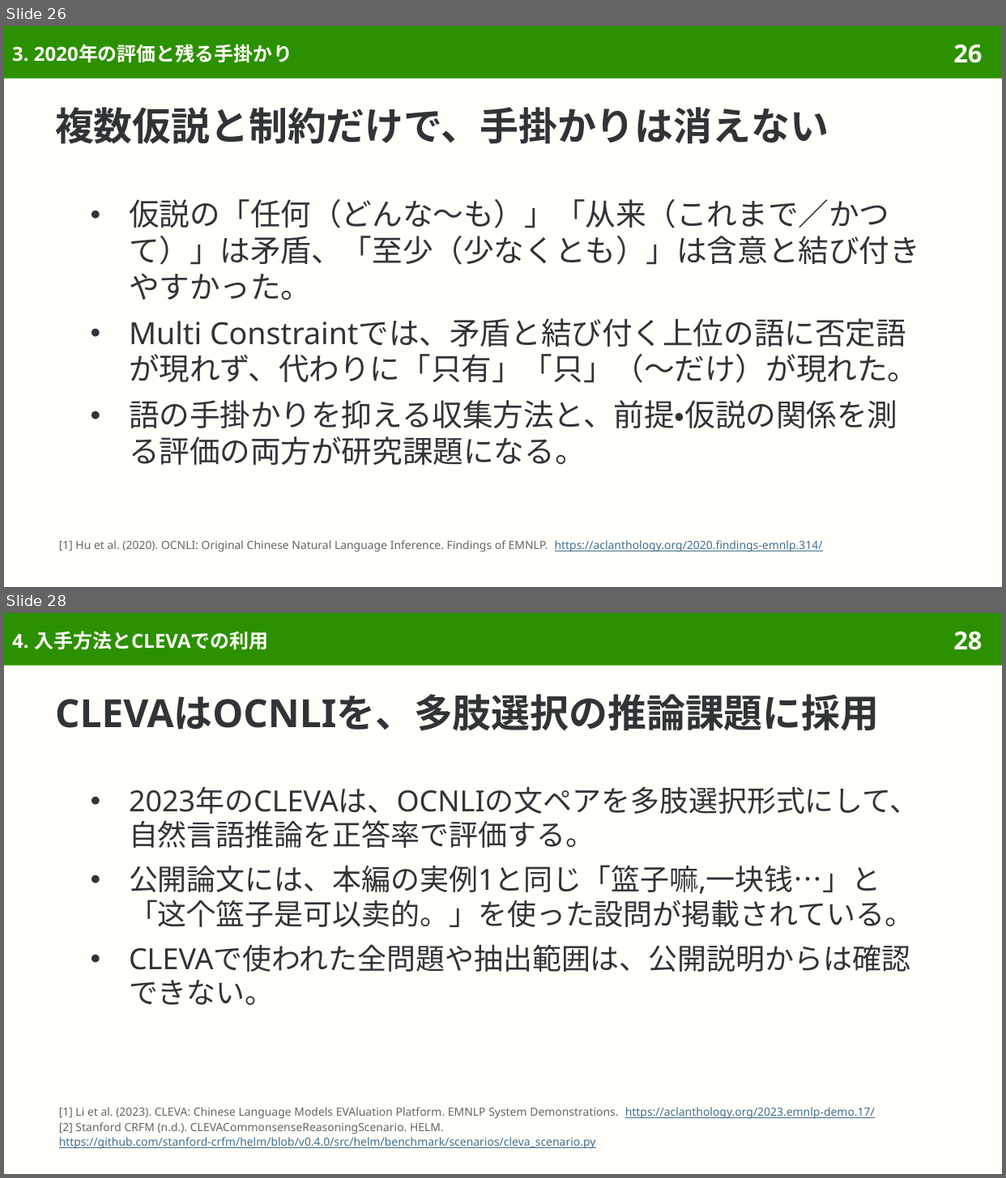
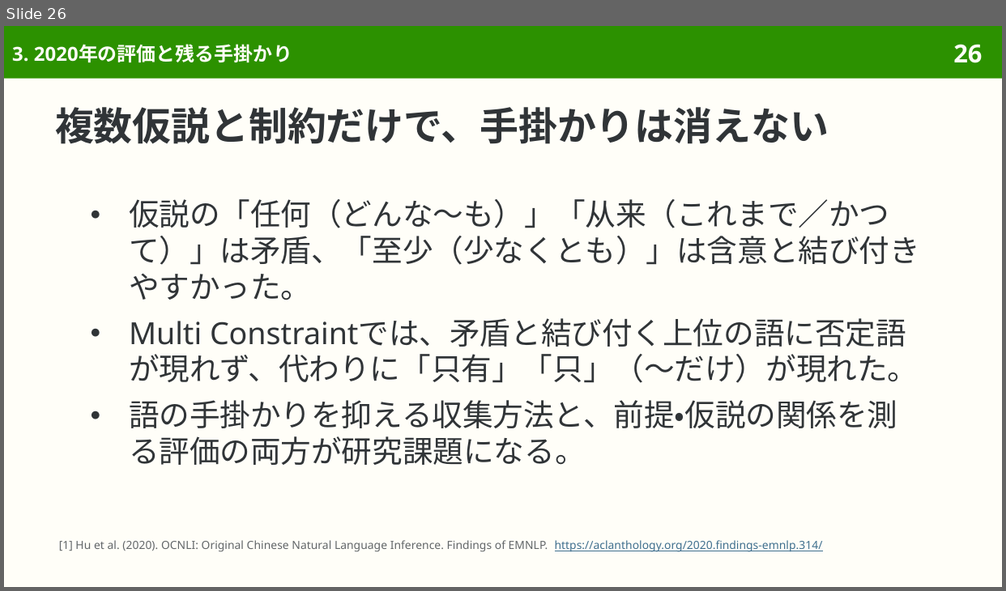
Before and after one commit to sasakiy84/datasets-in-10-minutes, a slide deck: slides/datasets-in-10-minutes-ocnli.pptx. Shown one above the other, each under a label of ours: slides 26 and 28 before the commit, slide 26 after it; the slides between them are not shown. The pictures are 1006x1178 and 1006x591 pixels, drawn with LibreOffice and Linux fonts; fonts in the diff are those of the drawing. Boxes give left, top, right and bottom in pixels: in the first picture for what was removed or moved away, otherwise in the second. Text is boxed around its words. In the diff, an @@ line names an element or a change of style, - is before the commit and + after.

Commit message:
Center OCNLI on Chinese inference, annotation and original evaluation

```diff
--- a/slides/datasets-in-10-minutes-ocnli.pptx
+++ b/slides/datasets-in-10-minutes-ocnli.pptx
@@ slide 28 removed at [4, 613, 1002, 1174], background #FFFEF8; not listed: 2 template elements that a slide beside it also shows @@
@@ title removed at [12, 631, 269, 649] @@
-4. 入手方法とCLEVAでの利用
@@ title removed at [55, 694, 879, 731] @@
-CLEVAはOCNLIを、多肢選択の推論課題に採用
@@ text removed at [129, 787, 919, 1005] @@
-● 2023年のCLEVAは、OCNLIの文ペアを多肢選択形式にして、自然言語推論を正答率で評価する。
-● 公開論文には、本編の実例1と同じ「篮子嘛,一块钱…」と「这个篮子是可以卖的。」を使った設問が掲載されている。
-● CLEVAで使われた全問題や抽出範囲は、公開説明からは確認できない。
@@ text removed at [59, 1107, 875, 1149] @@
-[1] Li et al. (2023). CLEVA: Chinese Language Models EVAluation Platform. EMNLP System Demonstrations. https://aclanthology.org/2023.emnlp-demo.17/
-[2] Stanford CRFM (n.d.). CLEVACommonsenseReasoningScenario. HELM.
-https://github.com/stanford-crfm/helm/blob/v0.4.0/src/helm/benchmark/scenarios/cleva_scenario.py
```
Also in this commit, not shown: 5 slides changed, 2 other slides removed, 50 other files.
